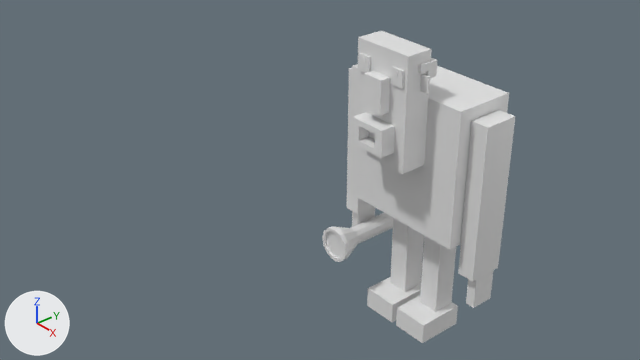
Before and after pictures for a commit that changed the Blender file learning-blender/blender-28-for-beginners-full-course/level-01/part4.blend.
One viewpoint serves both versions: the file's camera 'Camera'. The axes (+X, +Y, +Z) are drawn at lower left. The lights are the same throughout.

In view in the first picture: 'Arm-Left', 'Arm-Right', 'Body', 'Foot-Left', 'Foot-Right', 'Hair', 'Hand-Left', 'Head', 'Leg-Left', 'Leg-Right', 'Mouth', 'Nose', 'Tourchlight'.
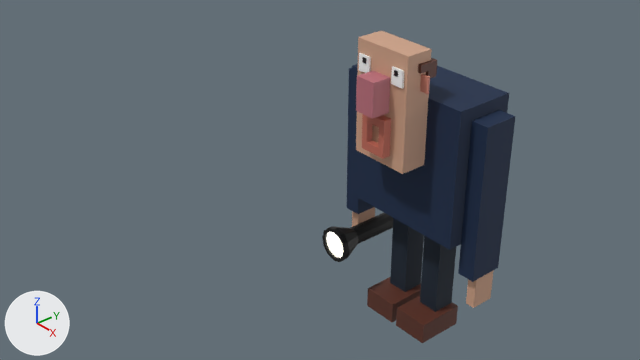
Where the newer file only moved an object's origin or applied its transform, the numbers keep the older frame.

What changed in the scene script:
```text
Add mat_black:
    mat_black = principled_material('Black')
    mat_black.base_color = (0.0, 0.0, 0.0)  # black #000000
Change me_cylinder:
    where me_cylinder.from_pydata(...)  # 96 vertices, 86 faces; spans x -1.96..1.96, y -1.96..1.96, z -1.31..1.54
    used by ob_tourchlight; location = (-0.97, -0.1, -1.765); rotation_euler = (1.571, 0.0, 0.0), in degrees (90, 0, 0); scale = (0.14, 0.14, 0.44)
    me_cylinder part 1: 85 of the faces centred in x -1.83..1.83, y -1.83..1.83, z -1.31..1.54 switch from no material to mat_black (black #000000)
    me_cylinder part 2: the 1 face centred in x 0.0, y 0.0, z 1.46 switches from no material to mat_flash_light (yellow #e7de88)
    add me_cylinder.materials.append(mat_flash_light)  # yellow #e7de88
Change me_cube_001:
    where me_cube_001.from_pydata(...)  # 8 vertices, 6 faces; spans x -1.0..1.0, y -1.0..1.0, z -1.0..1.0
    remove me_cube_001.materials.append(mat_material)  # white #e7e7e7
    add me_cube_001.materials.append(mat_skin)  # beige #d3a58a
Change me_cube_010:
    where me_cube_010.from_pydata(...)  # 8 vertices, 6 faces; spans x -1.0..1.0, y -1.0..1.0, z -1.0..1.0
    add me_cube_010.materials.append(mat_pink)  # pink #be717d
Change me_cube_015:
    where me_cube_015.from_pydata(...)  # 16 vertices, 14 faces; spans x -1.0..1.0, y -2.87..1.0, z -1.0..1.0
    add me_cube_015.materials.append(mat_brown)  # brown #5e3326
Change me_cube_016:
    used by ob_mouth; location = (0.0, -0.961, 0.479); scale = (0.277, -0.117, 0.19)
    remove me_cube_016.from_pydata(...)  # 16 vertices, 14 faces; spans x -1.0..1.0, y -1.0..1.0, z -1.0..1.0
    add me_cube_016.from_pydata(...)  # 16 vertices, 13 faces; spans x -0.73..0.73, y -0.96..0.09, z -1.4..1.4
    me_cube_016 part 3: the whole mesh is rebuilt
    add me_cube_016.materials.append(mat_mouth)  # red #c46b59
Change me_cube_002:
    where me_cube_002.from_pydata(...)  # 8 vertices, 6 faces; spans x -1.0..1.0, y -1.0..1.0, z -1.0..1.0
    remove me_cube_002.materials.append(mat_material)  # white #e7e7e7
    add me_cube_002.materials.append(mat_jacket)  # dark blue #102849
Change me_cube_003:
    where me_cube_003.from_pydata(...)  # 8 vertices, 6 faces; spans x -1.0..1.0, y -1.0..1.0, z -1.0..1.0
    remove me_cube_003.materials.append(mat_material)  # white #e7e7e7
    add me_cube_003.materials.append(mat_jacket)  # dark blue #102849
Change me_cube:
    where me_cube.from_pydata(...)  # 8 vertices, 6 faces; spans x -1.0..1.0, y -1.0..1.0, z -1.0..1.0
    remove me_cube.materials.append(mat_material)  # white #e7e7e7
    add me_cube.materials.append(mat_jacket)  # dark blue #102849
Change me_cube_007:
    where me_cube_007.from_pydata(...)  # 8 vertices, 6 faces; spans x -1.0..1.0, y -1.0..1.0, z -1.0..1.0
    remove me_cube_007.materials.append(mat_material)  # white #e7e7e7
    add me_cube_007.materials.append(mat_brown)  # brown #5e3326
Change me_cube_006:
    where me_cube_006.from_pydata(...)  # 8 vertices, 6 faces; spans x -1.0..1.0, y -1.0..1.0, z -1.0..1.0
    remove me_cube_006.materials.append(mat_material)  # white #e7e7e7
    add me_cube_006.materials.append(mat_brown)  # brown #5e3326
Change me_cube_009:
    where me_cube_009.from_pydata(...)  # 8 vertices, 6 faces; spans x -1.0..1.0, y -1.0..1.0, z -1.0..1.0
    remove me_cube_009.materials.append(mat_material)  # white #e7e7e7
    add me_cube_009.materials.append(mat_skin)  # beige #d3a58a
Change me_cube_005:
    where me_cube_005.from_pydata(...)  # 8 vertices, 6 faces; spans x -1.0..1.0, y -1.0..1.0, z -1.0..1.0
    remove me_cube_005.materials.append(mat_material)  # white #e7e7e7
    add me_cube_005.materials.append(mat_pants)  # dark blue #132233
Change me_cube_004:
    where me_cube_004.from_pydata(...)  # 8 vertices, 6 faces; spans x -1.0..1.0, y -1.0..1.0, z -1.0..1.0
    remove me_cube_004.materials.append(mat_material)  # white #e7e7e7
    add me_cube_004.materials.append(mat_pants)  # dark blue #132233
Change ob_nose:
    ob_nose.location: (0.0, -0.925, 1.05) -> (0.0, -0.99, 1.05)
    ob_nose.scale: (0.155, 0.0808, 0.239) -> (0.155, 0.141, 0.239)
```

Location of each change, [x1, y1, x2, y2] in pixels of the pictures (640 x 360 px):
'Body', recoloured (white to blue)
    both: [350, 64, 509, 250]
'Arm-Left', recoloured (white to blue)
    both: [458, 110, 516, 282]
'Head', recoloured (white to beige)
    both: [356, 31, 432, 174]
'Leg-Left', recoloured
    both: [420, 236, 456, 312]
'Leg-Right', recoloured
    both: [390, 218, 424, 292]
'Foot-Left', recoloured (white to brown)
    both: [396, 296, 458, 343]
'Mouth', reshaped
    before: [352, 112, 395, 158]
    after: [362, 114, 391, 159]
'Nose', recoloured, moved, rescaled (white to brown, 25% wider, 7% taller)
    before: [363, 71, 390, 116]
    after: [356, 71, 390, 119]
'Foot-Right', recoloured (white to brown)
    both: [367, 277, 421, 322]
'Arm-Right', recoloured (white to blue)
    both: [347, 67, 373, 214]
'Hand-Left', recoloured (white to brown)
    both: [466, 270, 494, 308]
'Hair', recoloured (white to brown)
    both: [418, 58, 437, 78]
part 1 of me_cylinder, recoloured (white to black)
    both: [322, 213, 393, 262]
part 2 of me_cylinder, recoloured
    both: [326, 232, 344, 258]
